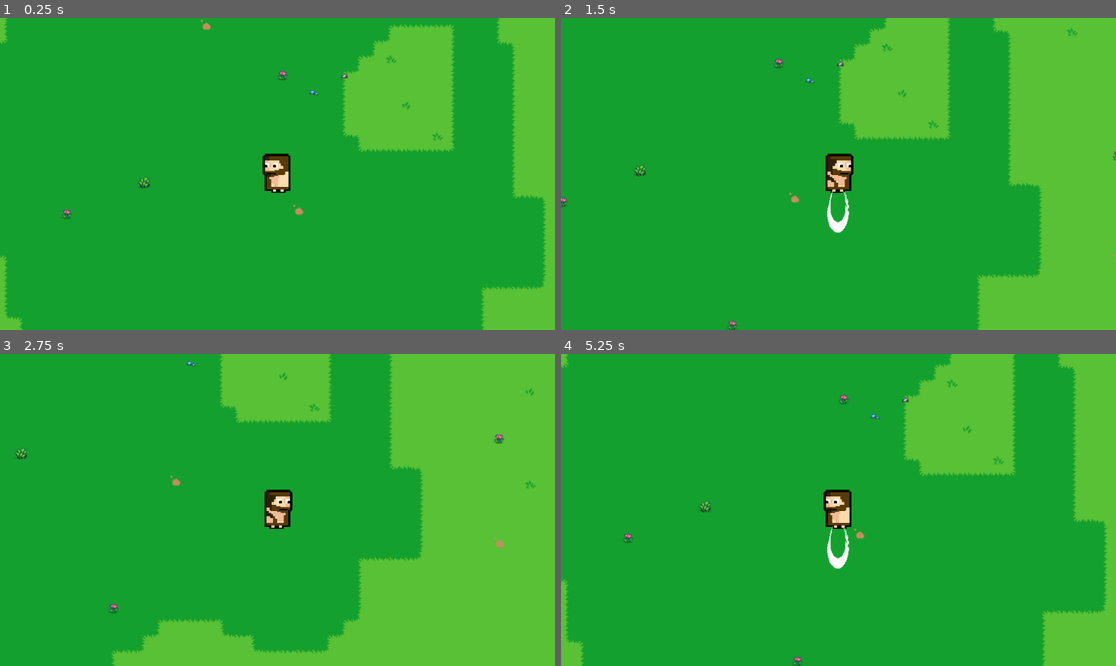
Above: before the commit, frames 1-4 (two rows, left to right).
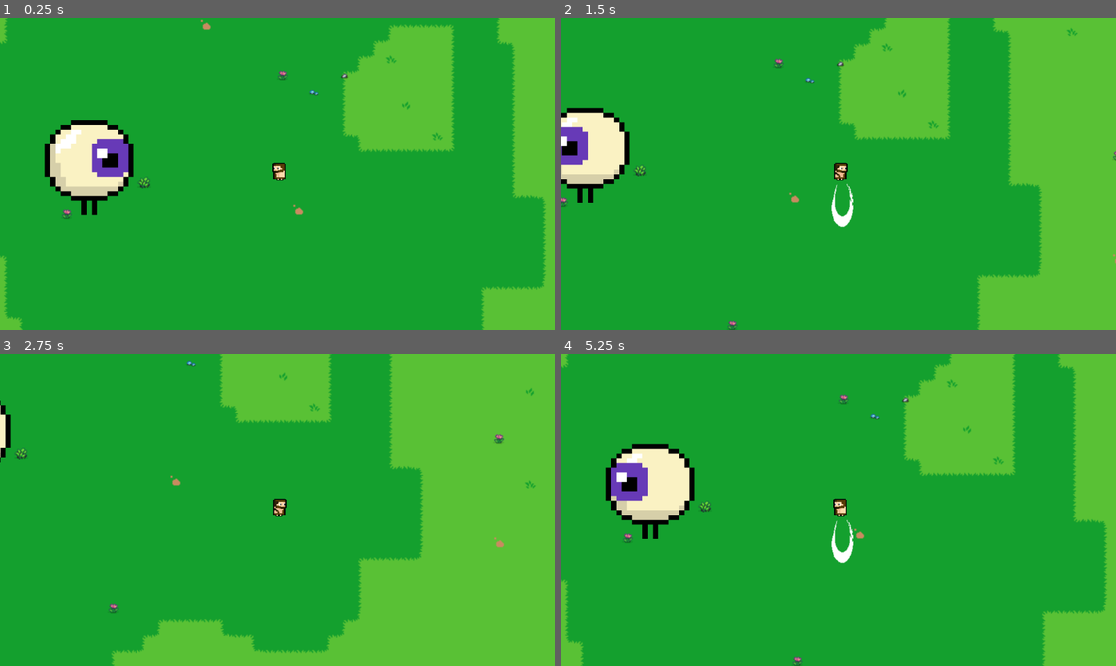
Above: after the commit, the same moments.

Repository: real-name-hidden-bit/bonk-souls-v.01
Game: Godot game, scene res://node_2d.tscn
Two runs of this game, one before a commit and one after it. Both use one fixed random seed, a clock stepped at 60 frames per second and the inputs below.
Inputs:
- Up to frame 1 (0.25 s): no input
- Up to frame 2 (1.5 s): hold Right (ui_right) 0.53-1.28 s; tap Z (attack) at 0.6, 1.35 s; hold Down (ui_down) from 1.28 s (still down)
- Up to frame 3 (2.75 s): release Down (ui_down) at 2.03 s; hold Right (ui_right) from 2.03 s (still down); tap Z (attack) at 2.1 s
- Up to frame 4 (5.25 s): release Right (ui_right) at 2.78 s; hold Up (ui_up) 2.78-3.53 s; tap Z (attack) every 0.75 s from 2.85 to 5.1 s; hold Left (ui_left) 3.53-5.03 s; hold Down (ui_down) from 5.03 s (still down)

The runs differ from the first frame. In frame 1, 4.1% of the frame differs, in the area x 8-53%, y 32-64%; in frame 2, 3.8%; in frame 3, 0.9%; in frame 4, 4.5%, in the area x 8-53%, y 28-69%.

Commit message:
EnemyAnimationHurtboxHitbox

Diff:
--- /dev/null
+++ b/Scenes/Enemy/enemy.tscn
@@ -0,0 +1,89 @@
+[gd_scene format=3 uid="uid://bfr6bv3x0xl7w"]
+
+[ext_resource type="Texture2D" uid="uid://b5k34alrmd30y" path="res://Assets/EyeEnemy/pixilart-sprite.png" id="1_7k104"]
+[ext_resource type="Script" uid="uid://bythpood6bww6" path="res://Scripts/enemy.gd" id="1_nvvbs"]
+
+[sub_resource type="AtlasTexture" id="AtlasTexture_4gyqm"]
+atlas = ExtResource("1_7k104")
+region = Rect2(0, 0, 800, 800)
+
+[sub_resource type="AtlasTexture" id="AtlasTexture_qi2p4"]
+atlas = ExtResource("1_7k104")
+region = Rect2(800, 0, 800, 800)
+
+[sub_resource type="AtlasTexture" id="AtlasTexture_iifgy"]
+atlas = ExtResource("1_7k104")
+region = Rect2(1600, 0, 800, 800)
+
+[sub_resource type="AtlasTexture" id="AtlasTexture_epg4t"]
+atlas = ExtResource("1_7k104")
+region = Rect2(2400, 0, 800, 800)
+
+[sub_resource type="AtlasTexture" id="AtlasTexture_3yqyl"]
+atlas = ExtResource("1_7k104")
+region = Rect2(3200, 0, 800, 800)
+
+[sub_resource type="AtlasTexture" id="AtlasTexture_wujgv"]
+atlas = ExtResource("1_7k104")
+region = Rect2(4000, 0, 800, 800)
+
+[sub_resource type="SpriteFrames" id="SpriteFrames_hb8ge"]
+animations = [{
+"frames": [{
+"duration": 1.0,
+"texture": SubResource("AtlasTexture_4gyqm")
+}, {
+"duration": 1.0,
+"texture": SubResource("AtlasTexture_qi2p4")
+}, {
+"duration": 1.0,
+"texture": SubResource("AtlasTexture_iifgy")
+}, {
+"duration": 1.0,
+"texture": SubResource("AtlasTexture_epg4t")
+}, {
+"duration": 1.0,
+"texture": SubResource("AtlasTexture_3yqyl")
+}, {
+"duration": 1.0,
+"texture": SubResource("AtlasTexture_wujgv")
+}],
+"loop": true,
+"name": &"walk",
+"speed": 13.0
+}]
+
+[sub_resource type="CapsuleShape2D" id="CapsuleShape2D_7k104"]
+radius = 89.99748
+height = 184.0
+
+[sub_resource type="CapsuleShape2D" id="CapsuleShape2D_4gyqm"]
+radius = 94.0
+height = 188.0
+
+[node name="Enemy" type="CharacterBody2D" unique_id=1834516169]
+script = ExtResource("1_nvvbs")
+
+[node name="AnimatedSprite2D" type="AnimatedSprite2D" parent="." unique_id=1027407054]
+position = Vector2(532.75, 335.5)
+scale = Vector2(0.43312493, 0.39375)
+sprite_frames = SubResource("SpriteFrames_hb8ge")
+animation = &"walk"
+frame = 2
+frame_progress = 0.7879412
+
+[node name="CollisionShape2D" type="CollisionShape2D" parent="." unique_id=1937490433]
+position = Vector2(527.99994, 319.99997)
+rotation = -1.5716138
+shape = SubResource("CapsuleShape2D_7k104")
+
+[node name="Hurtbox" type="Area2D" parent="." unique_id=1146931299]
+
+[node name="CollisionShape2D" type="CollisionPolygon2D" parent="Hurtbox" unique_id=1984238053]
+polygon = PackedVector2Array(489, 237, 565, 237, 565, 247, 586, 247, 587, 257, 597, 257, 597, 266, 608, 266, 608, 286, 620, 286, 620, 355, 609, 355, 609, 375, 598, 375, 598, 384, 587, 384, 587, 395, 565, 394, 565, 404, 490, 404, 490, 394, 468, 394, 468, 384, 457, 384, 457, 375, 446, 375, 446, 355, 435, 355, 435, 286, 446, 286, 446, 266, 457, 266, 457, 257, 468, 257, 468, 247, 490, 247)
+
+[node name="Hitbox" type="Area2D" parent="." unique_id=419438933]
+
+[node name="CollisionShape2D" type="CollisionShape2D" parent="Hitbox" unique_id=1111746850]
+position = Vector2(526, 318)
+shape = SubResource("CapsuleShape2D_4gyqm")
--- a/Scenes/Player/Player.tscn
+++ b/Scenes/Player/Player.tscn
@@ -79,16 +79,18 @@
 [sub_resource type="CapsuleShape2D" id="CapsuleShape2D_ude3g"]
 radius = 12.030786
 
-[node name="CharacterBody2D" type="CharacterBody2D" unique_id=235817179]
+[node name="Player" type="CharacterBody2D" unique_id=235817179]
 script = ExtResource("1_ft8w5")
 
 [node name="left" type="Sprite2D" parent="." unique_id=256414668]
-scale = Vector2(0.05, 0.05)
+position = Vector2(3.9999962, -4.4999924)
+scale = Vector2(0.023529412, 0.021764701)
 texture = ExtResource("2_h54ih")
 
 [node name="right" type="Sprite2D" parent="." unique_id=913337714]
 visible = false
-scale = Vector2(0.05, 0.05)
+position = Vector2(3.9999962, -4.4999924)
+scale = Vector2(0.023529412, 0.021764701)
 texture = ExtResource("3_h54ih")
 
 [node name="WeaponPivot" type="Node2D" parent="." unique_id=1888293972]
@@ -96,13 +98,13 @@
 [node name="WeaponArea" type="Area2D" parent="WeaponPivot" unique_id=1612868906]
 
 [node name="WeaponSprite" type="AnimatedSprite2D" parent="WeaponPivot/WeaponArea" unique_id=1444191213]
-position = Vector2(78, 6)
+position = Vector2(66, -3.25)
 scale = Vector2(1.5625, 1.2234043)
 sprite_frames = SubResource("SpriteFrames_0u84n")
 animation = &"swing"
 
 [node name="WeaponHitbox" type="CollisionShape2D" parent="WeaponPivot/WeaponArea" unique_id=946696885]
-position = Vector2(78.00001, 1.0000001)
+position = Vector2(66.00001, -8.25)
 rotation = -1.5845463
 scale = Vector2(1.8194658, 2.9654686)
 shape = SubResource("CapsuleShape2D_ude3g")
--- /dev/null
+++ b/Scripts/enemy.gd
@@ -0,0 +1,32 @@
+extends CharacterBody2D
+
+@onready var animated_sprite: AnimatedSprite2D = $AnimatedSprite2D
+
+# We will adjust this later when making it chase the player
+const SPEED = 100.0
+
+func _ready() -> void:
+	# Start the walking animation immediately when the enemy spawns
+	animated_sprite.play("walk")
+
+func _physics_process(delta: float) -> void:
+	# --- CHASE LOGIC WILL GO HERE LATER ---
+
+	# Flips the sprite so the eye always looks in the direction it is moving
+	if velocity.x < 0:
+		animated_sprite.flip_h = true
+	elif velocity.x > 0:
+		animated_sprite.flip_h = false
+
+	move_and_slide()
+
+# --- PREPARING FOR COMBAT ---
+# We will connect the Area2D signals to these functions in the next step!
+
+func take_damage() -> void:
+	# Code for when the player's weapon hits the enemy's Hurtbox
+	pass
+
+func deal_damage_to_player() -> void:
+	# Code for when the enemy's Hitbox touches the player
+	pass
--- a/node_2d.tscn
+++ b/node_2d.tscn
@@ -2,11 +2,15 @@
 
 [ext_resource type="PackedScene" uid="uid://map" path="res://Scenes/Map/Map.tscn" id="1_wtcfe"]
 [ext_resource type="PackedScene" uid="uid://dpa08hsj7phdm" path="res://Scenes/Player/Player.tscn" id="2_0e48y"]
+[ext_resource type="PackedScene" uid="uid://bfr6bv3x0xl7w" path="res://Scenes/Enemy/enemy.tscn" id="3_epypp"]
 
 [node name="Node2D" type="Node2D" unique_id=1014430585]
 
 [node name="map" parent="." unique_id=1026233850 instance=ExtResource("1_wtcfe")]
 
+[node name="Enemy" parent="." unique_id=1834516169 instance=ExtResource("3_epypp")]
+position = Vector2(1231, 1605)
+
 [node name="CharacterBody2D" parent="." unique_id=235817179 instance=ExtResource("2_0e48y")]
 position = Vector2(2149, 1954)
 
Not shown, added: Scripts/enemy.gd.uid
